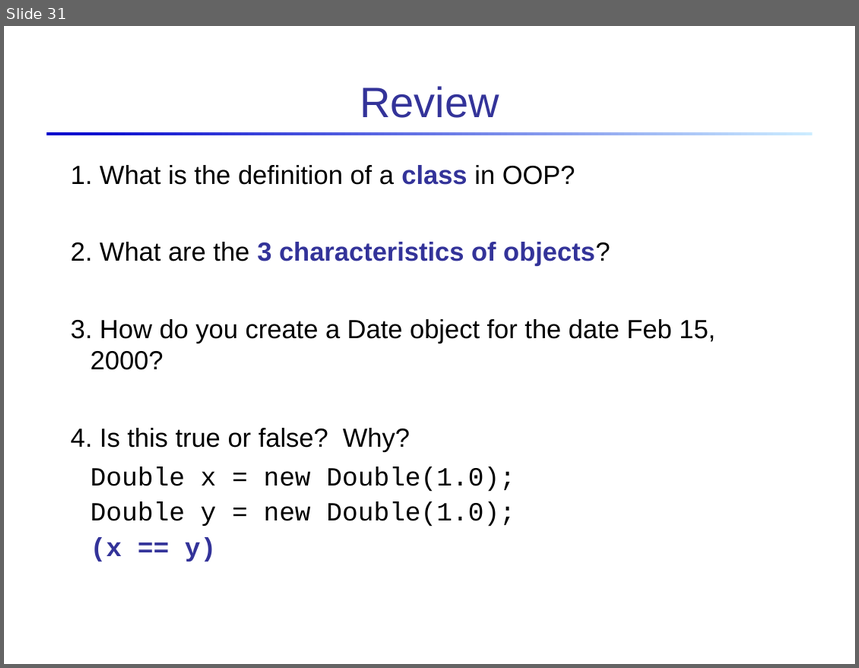
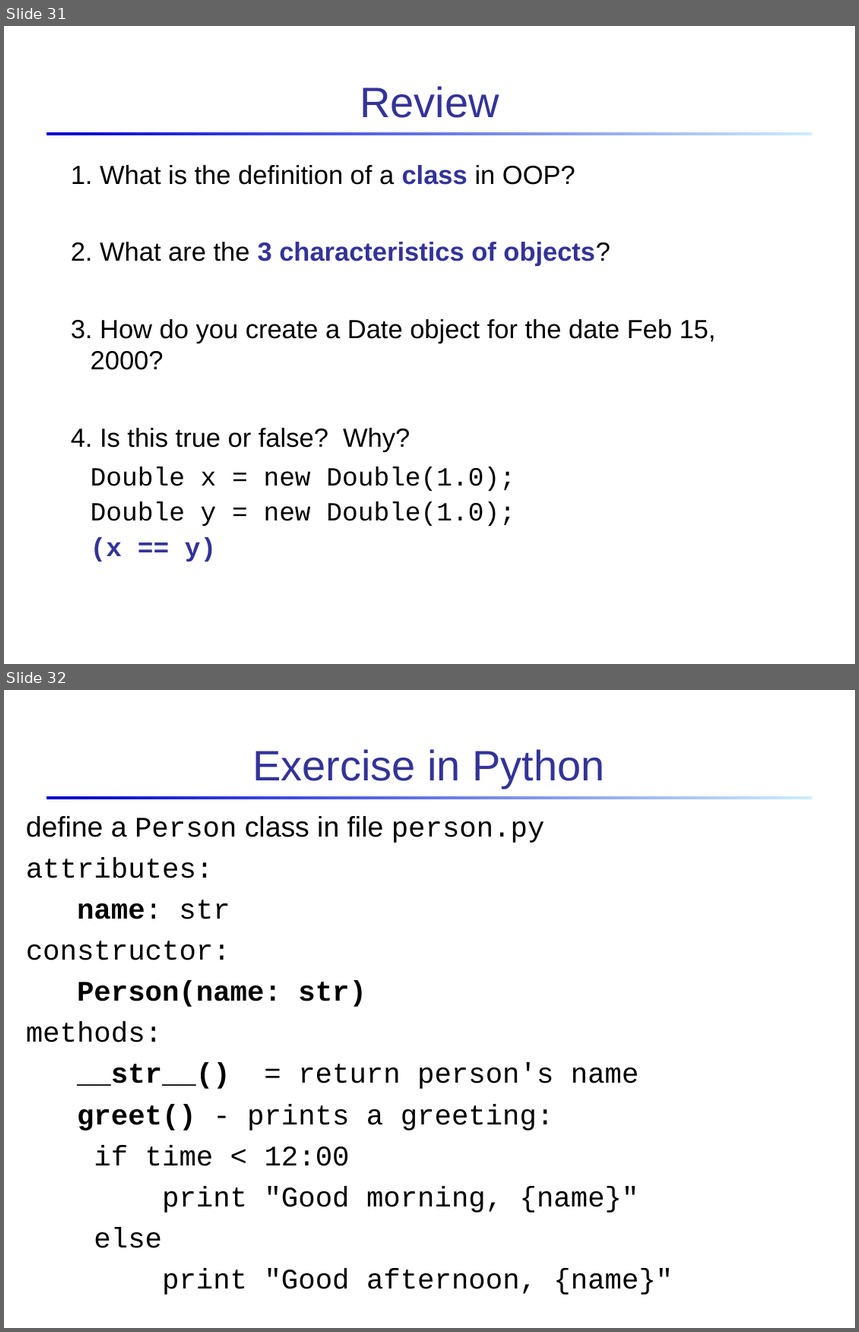
Before and after one commit to skeoop/skeoop.github.io, a slide deck: intro/Intro-to-Objects-Classes.ppt. Shown one above the other, each under a label of ours: slide 31 before the commit, slides 31 and 32 after it. The pictures are 859x668 and 859x1332 pixels, drawn with LibreOffice and Linux fonts; fonts in the diff are those of the drawing. Boxes give left, top, right and bottom in pixels: in the first picture for what was removed or moved away, otherwise in the second. Text is boxed around its words. In the diff, an @@ line names an element or a change of style, - is before the commit and + after.

```diff
--- a/intro/Intro-to-Objects-Classes.ppt
+++ b/intro/Intro-to-Objects-Classes.ppt
@@ slide 32 added at (4, 690, 855, 1328), background #FFFFFF; not listed: 1 template element that a slide beside it also shows @@
@@ title added at (253, 749, 604, 787), 36 pt, text #333399 @@
+Exercise in Python
@@ text added at (26, 816, 673, 1295), 24 pt, text #000000 @@
+define a Person class in file person.py
+attributes:
+name: str
+constructor:
+Person(name: str)
+methods:
+__str__() = return person's name
+greet() - prints a greeting:
+if time < 12:00
+print "Good morning, {name}"
+else
+print "Good afternoon, {name}"
```
Also in this commit, not shown: 4 slides changed, 1 other slide added, 2 other files.
